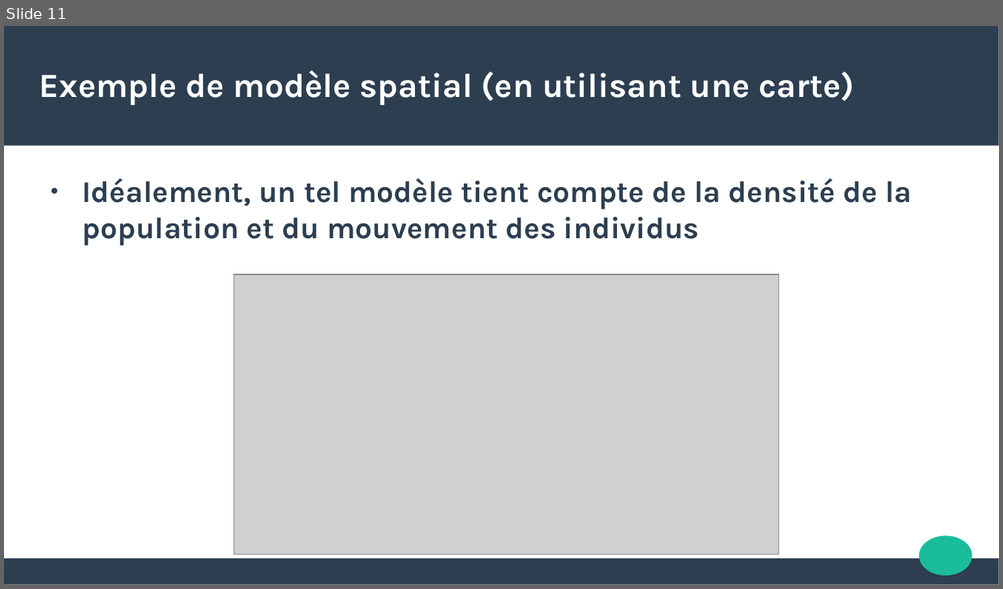
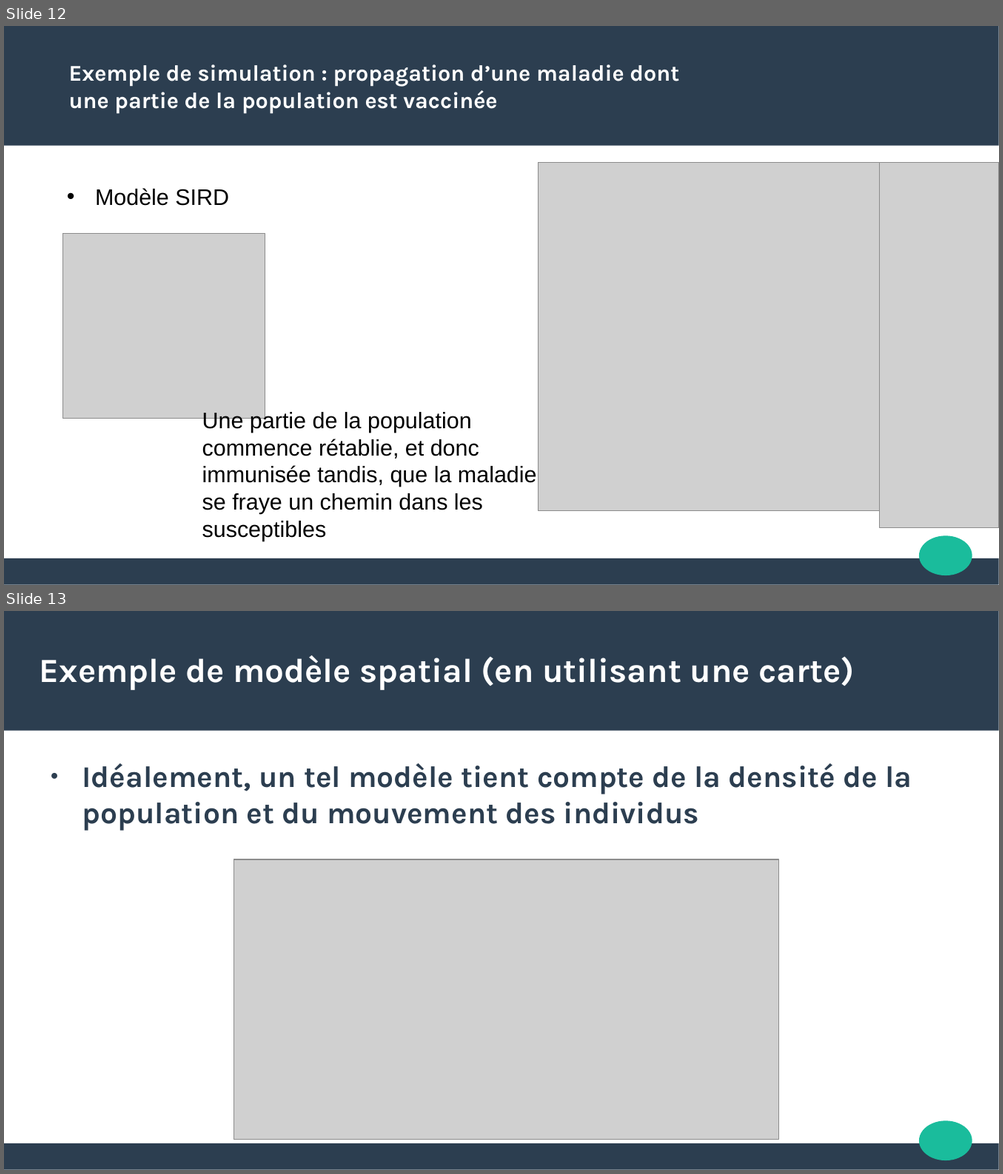
Before and after one commit to abedaton/epidemiology, a slide deck: toRendre/INFO-G1-presentation.pptx. Shown one above the other, each under a label of ours: slide 11 before the commit, slides 12 and 13 after it. The pictures are 1003x589 and 1003x1174 pixels, drawn with LibreOffice and Linux fonts; fonts in the diff are those of the drawing; grey boxes stand for pictures. Boxes give left, top, right and bottom in pixels: in the first picture for what was removed or moved away, otherwise in the second. Text is boxed around its words. In the diff, an @@ line names an element or a change of style, - is before the commit and + after.

```diff
--- a/toRendre/INFO-G1-presentation.pptx
+++ b/toRendre/INFO-G1-presentation.pptx
@@ slide 12 added at bbox=[4, 26, 999, 585], background #FFFFFF; not listed: 3 template elements that a slide beside it also shows @@
@@ text added at bbox=[69, 64, 679, 114], 18 pt, text #FFFFFF, bold @@
+Exemple de simulation : propagation d’une maladie dont une partie de la population est vaccinée
@@ picture added at bbox=[538, 163, 888, 511] @@
@@ picture added at bbox=[879, 163, 999, 528] @@
@@ text added at bbox=[95, 188, 229, 206], 18 pt, text #000000 @@
+• Modèle SIRD
@@ picture added at bbox=[62, 234, 264, 420] @@
@@ text added at bbox=[202, 411, 537, 541], 18 pt, text #000000 @@
+Une partie de la population commence rétablie, et donc immunisée tandis, que la maladie se fraye un chemin dans les susceptibles
@@ what was slide 11 is now slide 13 @@
```
Also in this commit, not shown: 2 slides changed, 1 other slide added.
